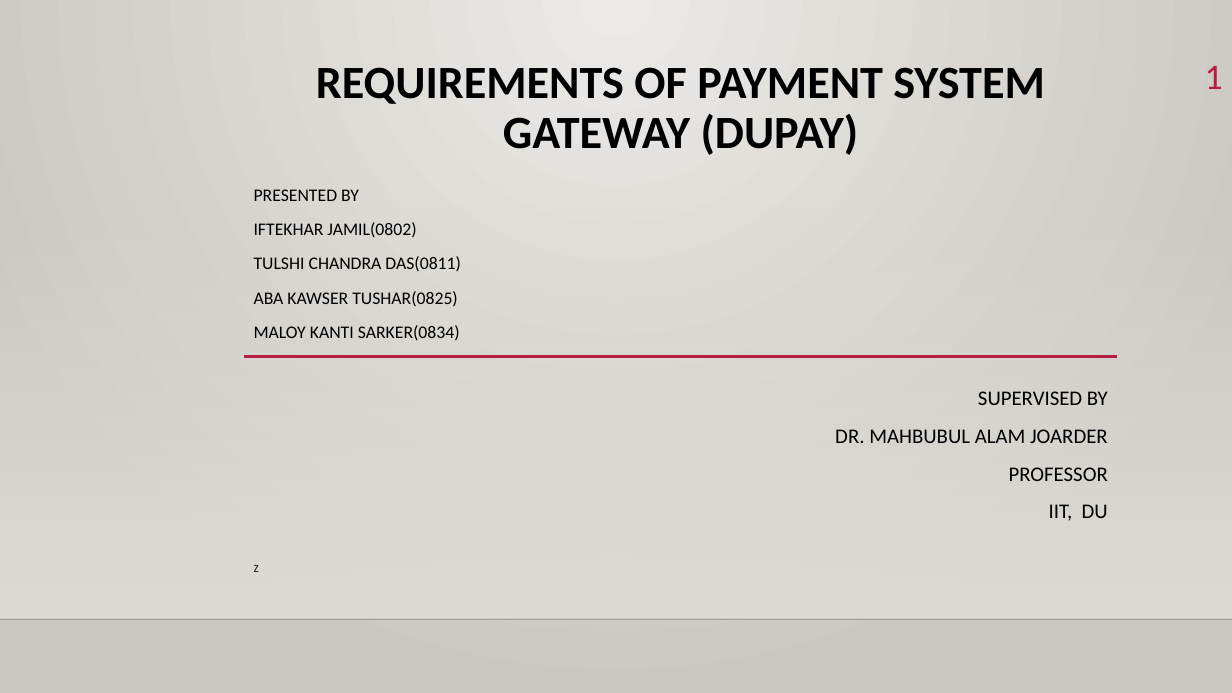
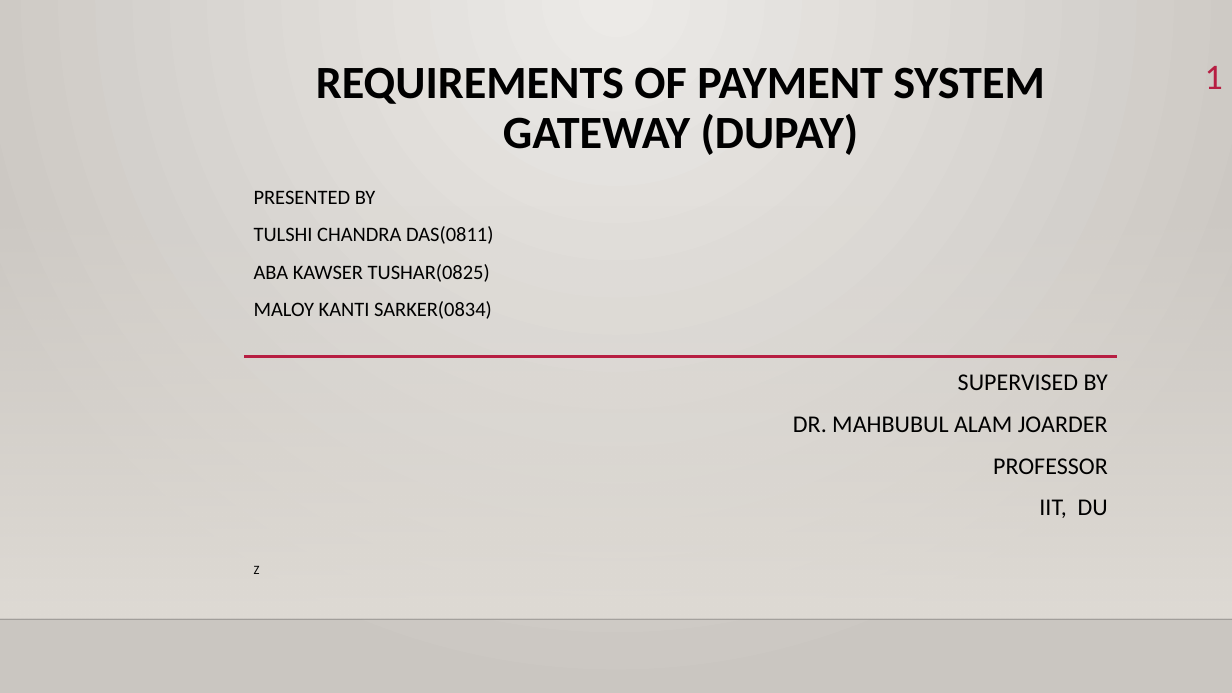
Before and after one commit to LithiumGit/8th_semester, a slide deck: slide 1 of Software Project Management(CSE803)/payment_gateway/requirement.pptx. Drawn at 1232x693 pixels with LibreOffice and Linux fonts; fonts in the diff are those of the drawing; background and template pictures are left out. Boxes give left, top, right and bottom in pixels: in the first picture for what was removed or moved away, otherwise in the second. Text is boxed around its words. In the diff, an @@ line names an element or a change of style, - is before the commit and + after.

```diff
--- a/Software Project Management(CSE803)/payment_gateway/requirement.pptx
+++ b/Software Project Management(CSE803)/payment_gateway/requirement.pptx
@@ subtitle "PRESENTED BY" at (254, 190, 1108, 574): size 13.8 to 16 pt in "PRESENTED BY", "TULSHI CHANDRA DAS(0811)", "ABA KAWSER TUSHAR(0825)", "MALOY KANTI SARKER(0834)"; size 16.1 to 18.7 pt in "SUPERVISED BY", "DR. MAHBUBUL ALAM JOARDER", "PROFESSOR", "IIT, DU"; size 8.6 to 9.9 pt in "Z" @@
@@ subtitle at (254, 222, 416, 238): paragraph removed @@
-IFTEKHAR JAMIL(0802)
```
Also in this commit, not shown: 9 other files.
